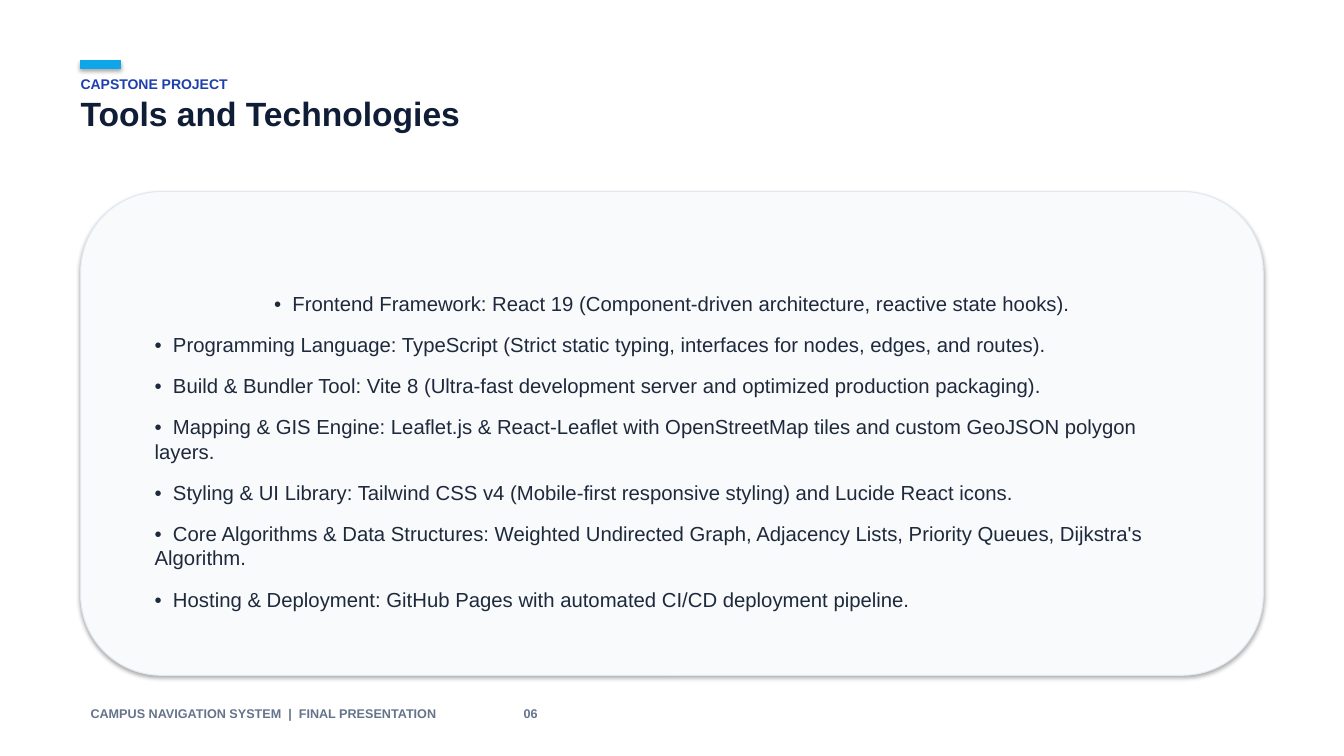
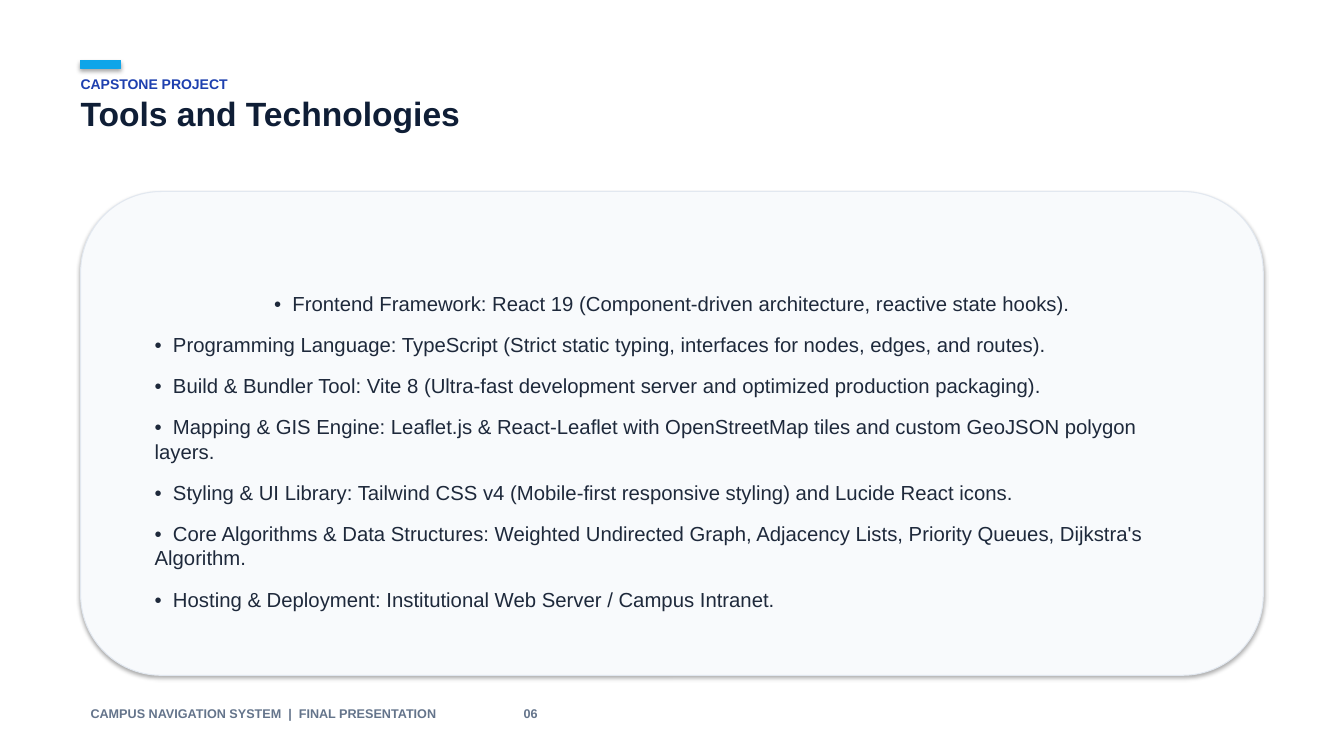
Before and after one commit to Logajevin/kiot-campus-nav, a slide deck: slide 6 of KIOT_Campus_Navigation_Presentation.pptx. Drawn at 1344x756 pixels with LibreOffice and Linux fonts; fonts in the diff are those of the drawing. Boxes give left, top, right and bottom in pixels: in the first picture for what was removed or moved away, otherwise in the second. Text is boxed around its words. In the diff, an @@ line names an element or a change of style, - is before the commit and + after.

```diff
--- a/KIOT_Campus_Navigation_Presentation.pptx
+++ b/KIOT_Campus_Navigation_Presentation.pptx
@@ text in rounded rectangle at [173, 592, 774, 612]: text changed @@
-• Hosting & Deployment: GitHub Pages with automated CI/CD deployment pipeline.
+• Hosting & Deployment: Institutional Web Server / Campus Intranet.
```
Also in this commit, not shown: 3 other slides changed, 4 other files.
